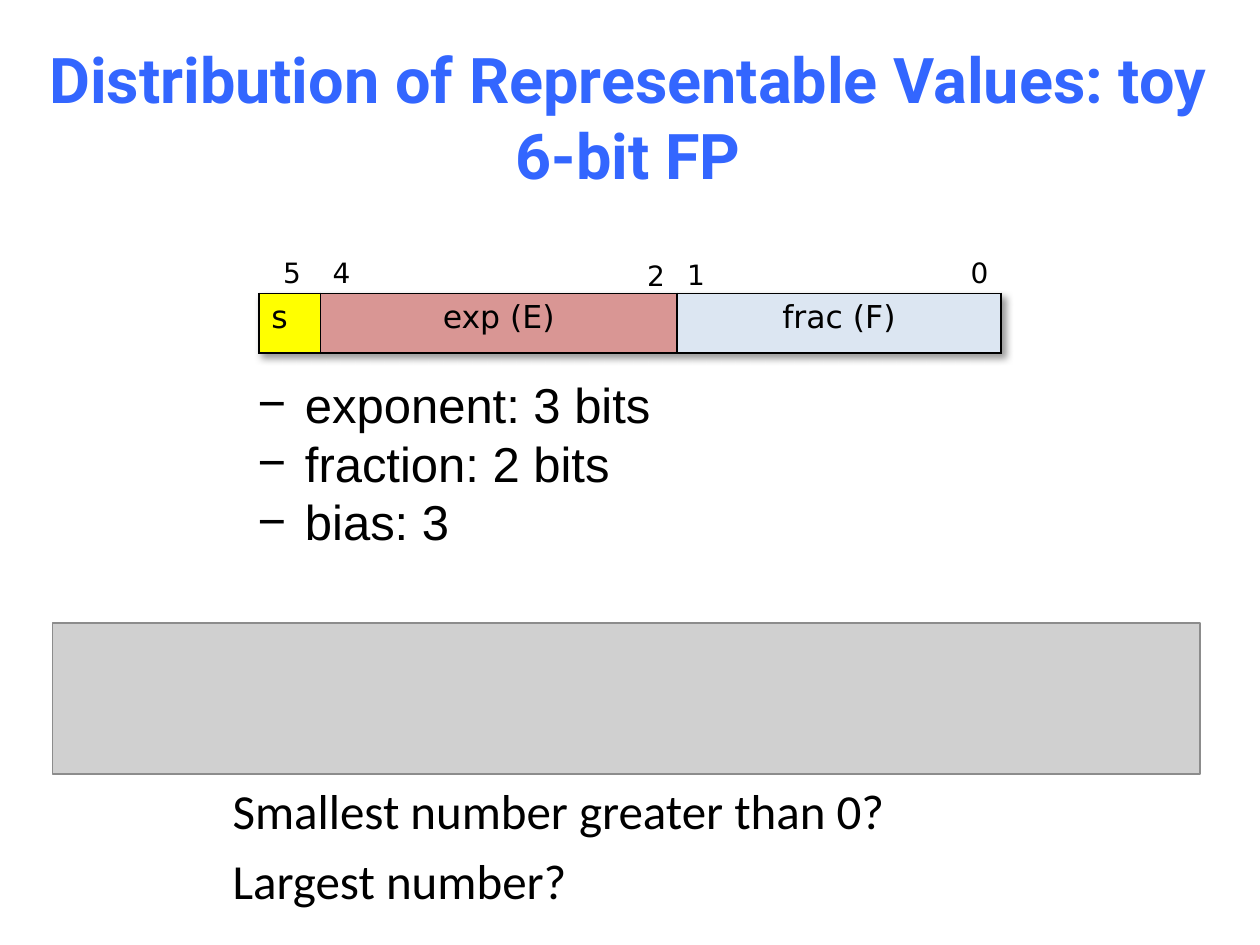
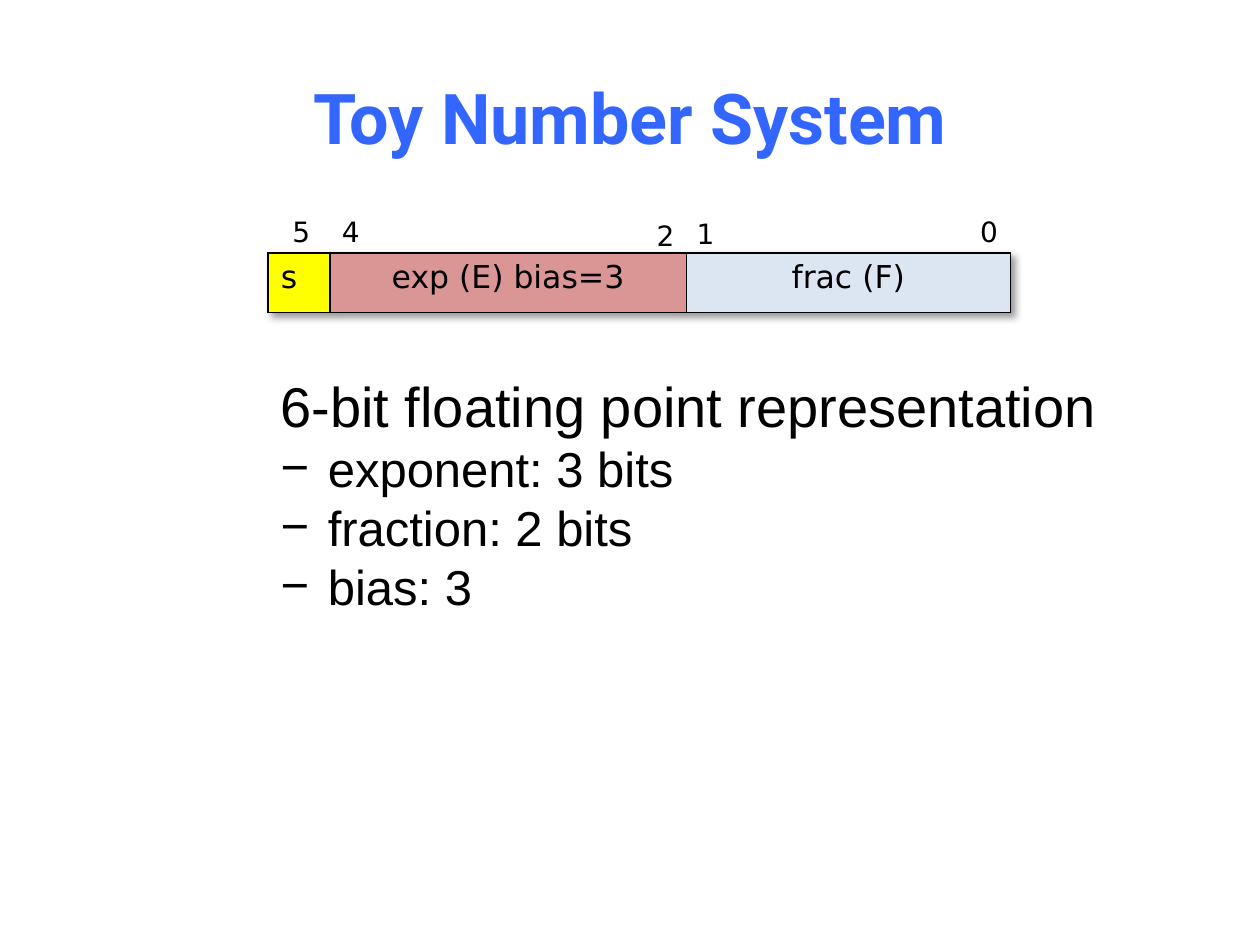
Before and after one commit to NYU-CSO/nyu-cso.github.io, a slide deck: slide 55 of notes/03-floats.pptx. Drawn at 1260x945 pixels with LibreOffice and Linux fonts; fonts in the diff are those of the drawing; grey boxes stand for pictures. Boxes give left, top, right and bottom in pixels: in the first picture for what was removed or moved away, otherwise in the second. Text is boxed around its words. In the diff, an @@ line names an element or a change of style, - is before the commit and + after.

```diff
--- a/notes/03-floats.pptx
+++ b/notes/03-floats.pptx
@@ title at [313,91,946,159]: text changed; size 36 to 40 pt @@
-Distribution of Representable Values: toy 6-bit FP
+Toy Number System
@@ 5 texts, 1 table: place and size @@
-5 texts, 1 table at [258,262,1000,353]
+5 texts, 1 table at [268,221,1011,312]
@@ table at [268,253,1011,312] @@
-row 1, column 2: exp (E)
+row 1, column 2: exp (E) bias=3
@@ text "6-bit floating point representation": place and size @@
-text "6-bit floating point representation" at [305,387,650,541]
+text "6-bit floating point representation" at [281,386,1096,606]
@@ text at [281,386,1096,437]: paragraph added @@
+6-bit floating point representation
@@ picture removed at [53,622,1201,774] @@
@@ text removed at [233,795,884,838] @@
-Smallest number greater than 0?
@@ text removed at [233,865,566,908] @@
-Largest number?
```
Also in this commit, not shown: 32 other slides changed, 23 slides added, 11 slides removed, 1 other file.
